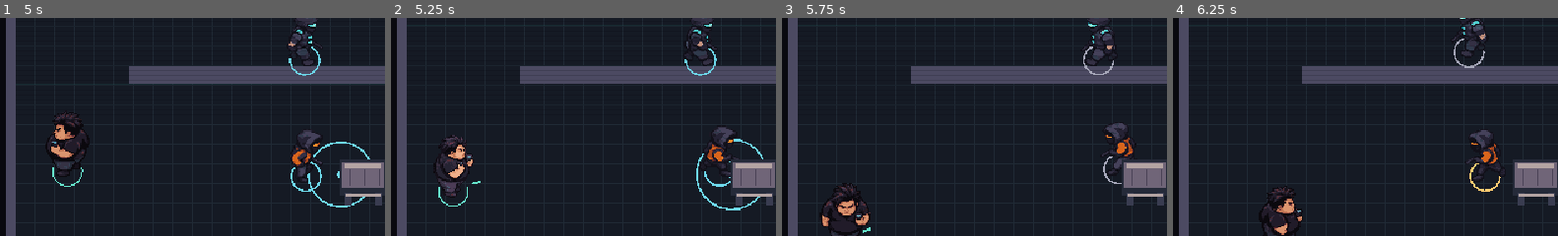
Above: before the commit, frames 1-4 (left to right).
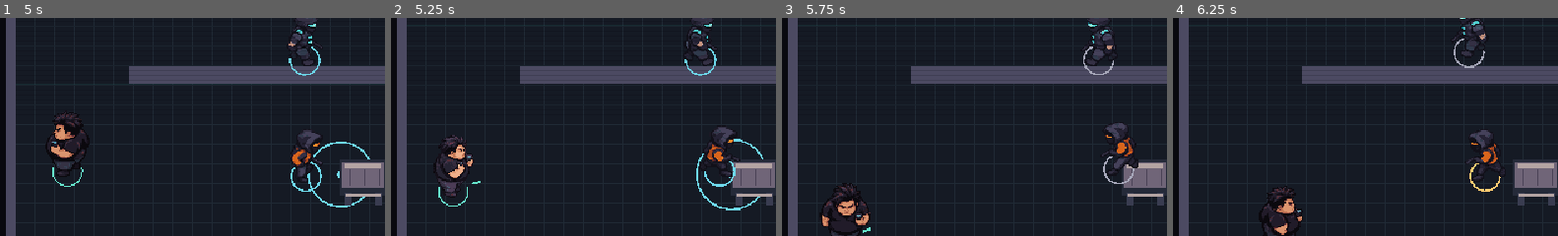
Above: after the commit, the same moments.

Repository: Artyx71/Last-Skuf
Game: Godot game, scene res://scenes/world/combat_lab.tscn
The game is run twice, just before and just after one commit, with the same random seed, the same clock (stepped at 60 frames per second) and the same inputs. This scene is started directly instead of the project's main scene.
Inputs (mouse positions are % of the whole screen's width and height, from its top left):
- Up to frame 1 (5 s): tap Enter (ui_accept) at 0.5, 0.77, 1.52, 3.02, 3.77, 4.52 s; move the mouse to (73, 44) at 0.52 s; hold D (move_right) 0.53-1.28 s; tap V (finisher) at 0.6, 1.55, 3.05, 4.55 s; click (73, 44) at 0.67 s; tap F at 0.8, 1.35, 2.3, 3.8 s; move the mouse to (30, 54) at 1.27 s; hold S (move_down) 1.28-2.03 s; move the mouse to (60, 27) at 2.02 s; hold D (move_right) 2.03-2.78 s; tap Space (attack_melee) at 2.1 s; move the mouse to (45, 70) at 2.77 s; hold W (move_up) 2.78-3.53 s; right-click (45, 70) at 2.85 s; click (45, 70) at 2.92 s; move the mouse to (81, 65) at 3.52 s; hold A (move_left) from 3.53 s (still down); tap E (distract) at 3.6 s; move the mouse to (19, 34) at 4.27 s; tap Tab (equipment_next) at 4.35 s
- Up to frame 2 (5.25 s): move the mouse to (55, 49) at 5.02 s; release A (move_left) at 5.03 s; hold S (move_down) from 5.03 s (still down); tap V (finisher) at 5.1 s; click (55, 49) at 5.17 s
- Up to frame 3 (5.75 s): keep holding S (move_down); tap F at 5.3 s
- Up to frame 4 (6.25 s): move the mouse to (35, 24) at 5.77 s; release S (move_down) at 5.78 s; hold D (move_right) from 5.78 s (still down); tap Shift at 5.85 s; tap Enter (ui_accept) at 6.02 s; tap V (finisher) at 6.05 s
The pictures show only the part of the screen within x 0-50%, y 32-82%; the shares and areas given below are measured in that part.

Frame 1 is identical in both runs. In frame 2, less than 0.1% of the frame differs, in the area x 88-91%, y 64-76%; in frame 3, 0.1%, in the area x 88-93%, y 64-77%; in frame 4, nothing differs.

Commit message:
fix: attach wounds to drawn poses and expose combat contacts

Diff:
--- a/game/scripts/actors/polish_frames.gd
+++ b/game/scripts/actors/polish_frames.gd
@@ -3,6 +3,21 @@
 const DIRECTIONS := ["down", "left", "right", "up"]
 const STATES := ["telegraph", "attack", "recovery", "hurt", "stun", "knockdown", "death", "finisher_reaction"]
 const CATEGORIES := ["unarmed", "blunt", "sharp", "firearm", "environmental"]
+static var socket_atlas: Dictionary = {}
+
+static func clothing_offset(sprite: AnimatedSprite2D) -> Vector2:
+	if socket_atlas.is_empty():
+		socket_atlas = JSON.parse_string(FileAccess.get_file_as_string("res://assets/art/combat_polish/atlas.json")).get("clothing_sockets",{})
+	var texture := sprite.sprite_frames.get_frame_texture(sprite.animation,sprite.frame)
+	if texture is AtlasTexture and texture.has_meta("full_atlas"):
+		var name: String = texture.get_meta("full_atlas").resource_path.get_file()
+		var row := str(int(texture.region.position.y/64))
+		var column := str(int(texture.region.position.x/48))
+		var point: Array = socket_atlas.get(name,{}).get(row,{}).get(column,[])
+		if point.size()==2:
+			return sprite.position-Vector2(24,32)+Vector2(point[0],point[1])
+	return Vector2(0,-24)
+
 static func append(frames: SpriteFrames, path: String, states: Array, prefix := "") -> void:
 	assert(ResourceLoader.exists(path), "P04G authored sheet required: " + path)
 	var texture: Texture2D = load(path)
--- a/game/scripts/ai/enemy_actor.gd
+++ b/game/scripts/ai/enemy_actor.gd
@@ -293,7 +293,7 @@
 
 
 func _draw() -> void:
-	if health <= 0:
+	if health <= 0 or lab.qa_hide_indicators:
 		return
 	var color := Color("a8a9bb")
 	if state in ["alert", "pursue"]:
--- a/game/scripts/core/combat_lab.gd
+++ b/game/scripts/core/combat_lab.gd
@@ -34,6 +34,7 @@
 var kit_label: Label
 var hint_label: Label
 var gallery_mode := false
+var qa_hide_indicators := false # Replay-only visual inspection; never changes combat queries/clocks.
 var replay_running := false
 var baseline_snapshot: Dictionary
 var last_reset_snapshot: Dictionary
@@ -92,7 +93,7 @@
 		var bench_sprite := Sprite2D.new()
 		bench_sprite.texture = load("res://assets/art/combat_polish/training_bench.png")
 		bench_sprite.position = Vector2(0,-26)
-		bench_sprite.z_index = 1
+		bench_sprite.z_index = 0 # Low work surface stays below complete actor silhouettes.
 		training_bench.add_child(bench_sprite)
 		add_child(training_bench)
 		combat.register_environment("training_bench",training_bench)
--- a/game/scripts/qa/p04g_replay.gd
+++ b/game/scripts/qa/p04g_replay.gd
@@ -2,7 +2,7 @@
 ## Sequential actual scene replay. Initial placements are declared fixtures, never
 ## injected stun/kill state. Setup stun and finishers use real Input and action clocks.
 var lab: Node2D
-var report := {"schema":1,"passed":true,"checks":[],"captures":[],"finishers":[],"ai":[],"fixture_initial_placements":true,"earned_stun_input":true,"scope":"NOT_SET"}
+var report := {"schema":1,"passed":true,"checks":[],"captures":[],"finishers":[],"ai":[],"fixture_initial_placements":true,"earned_stun_input":true,"scope":"NOT_SET","direction_semantics":"finisher directions are player aim; AI filenames also use fixture player aim, enemy faces opposite"}
 var output := ""
 var headless := false
 var timings: Array[float] = []
@@ -49,23 +49,26 @@
 	report.captures.append({"name":name,"path":path,"code":code,"tick":Engine.get_physics_frames(),"draw_frame":Engine.get_frames_drawn()})
 	check(code==OK,"actual frame "+name)
 
-func fixture(index: int, direction: Vector2, health := 1) -> CharacterBody2D:
+func fixture(index: int, direction: Vector2, health := 1, environment := false) -> CharacterBody2D:
 	lab.reset_encounter()
 	lab.auto_retry = false
 	lab.gallery_mode = true
-	lab.player.position = Vector2(280,270)-direction*30
+	lab.qa_hide_indicators = OS.get_environment("AYAY_P04G_CLEAN_INDICATORS")=="1"
+	lab.player.position = Vector2(280,240)-direction*30
 	lab.player.set_aim(direction)
 	lab.player.health = 100 # QA durability only, declared fixture; all incoming contacts remain real.
 	for enemy in lab.enemies:
 		enemy.set_physics_process(false)
 		enemy.position = Vector2(500,90)
 	var target: CharacterBody2D = lab.enemies[index]
-	target.position = Vector2(280,270)
+	target.position = Vector2(280,240)
 	target.health = health
 	target.locked_aim = -direction
 	target.set_physics_process(true)
-	lab.training_bench.position = target.position + direction * 22
-	lab.training_bench.set_meta("finisher_enabled",true)
+	# Only the environmental category needs this real collider/registered surface.
+	# The diagonal placement retains distance eligibility and exposes the actor.
+	lab.training_bench.position = target.position + direction*22+direction.orthogonal()*26 if environment else Vector2(450,270)
+	lab.training_bench.set_meta("finisher_enabled",environment)
 	await frames(2)
 	return target
 
@@ -82,7 +85,7 @@
 	for ci in CATEGORIES.size():
 		for di in DIRECTIONS.size():
 			var category: String = CATEGORIES[ci]
-			var target: CharacterBody2D = await fixture(ci%3,DIRECTIONS[di])
+			var target: CharacterBody2D = await fixture(ci%3,DIRECTIONS[di],1,category=="environmental")
 			lab.select_equipment(ci)
 			await tap("attack_melee")
 			var wait := 0
@@ -104,6 +107,14 @@
 			await capture(category+"_"+NAMES[di]+"_recovery")
 			await frames(40)
 			check(lab.combat.finishers.is_empty(),"finisher exit "+category+NAMES[di])
+			# Ordinary movement AFTER committed recovery opens the sightline; no warp,
+			# injected death, or changed hitboxes. Corpse and floor marks remain real.
+			var retreat: String = ["move_up","move_right","move_left","move_down"][di]
+			Input.action_press(retreat)
+			await frames(22)
+			Input.action_release(retreat)
+			await capture(category+"_"+NAMES[di]+"_corpse_clear")
+			check(target.state=="dead" and target.health==0 and lab.kills==1 and lab.score==100,"settled corpse remains exactly once "+category+NAMES[di])
 	# All three actual AI warnings/contact/recovery and each directional reaction.
 	for index in 3:
 		for di in DIRECTIONS.size():
@@ -122,7 +133,7 @@
 				await frames(1);wait+=1
 			check(target.state=="recover","AI actual recovery "+prefix)
 			await capture(prefix+"_recovery")
-			report.ai.append({"kind":target.kind,"direction":NAMES[di],"transitions":target.transitions.duplicate(),"player_hits":lab.player.hits_received})
+			report.ai.append({"kind":target.kind,"direction":NAMES[di],"transitions":target.transitions.duplicate(),"player_hits":lab.player.hits_received,"target_facing":target.facing,"target_animation":String(target.sprite.animation),"target_frame":target.sprite.frame})
 			# State modifiers travel through existing native melee query and contact clock.
 			for action in ["hurt","stun","knockdown","death"]:
 				target = await fixture(index,DIRECTIONS[di],20 if action != "death" else 1)
@@ -138,7 +149,7 @@
 					await frames(1);wait+=1
 				check(target.state=={"hurt":"hurt","stun":"stunned","knockdown":"knockdown","death":"dead"}[action],"AI receive "+prefix+action)
 				await capture(prefix+"_"+action+"_contact")
-				await frames(7)
+				await frames(16 if action in ["death","knockdown"] else 7)
 				await capture(prefix+"_"+action+"_settled")
 				lab.config.attacks.shove.erase("knockdown")
 	# Actual portrait overlay through ordinary incoming hit, then reduced baseline.
--- a/game/scripts/systems/combat_impact.gd
+++ b/game/scripts/systems/combat_impact.gd
@@ -60,7 +60,8 @@
 			if not is_instance_valid(actor) or actor.get_instance_id() in held_ids or not actor.sprite.visible: continue
 			held_ids[actor.get_instance_id()] = true
 			held_poses.append({"sprite": actor.sprite, "texture": actor.sprite.sprite_frames.get_frame_texture(actor.sprite.animation, actor.sprite.frame),
-				"position": actor.global_position + actor.sprite.position - Vector2(24,32), "color": actor.sprite.modulate})
+				"position": actor.global_position + actor.sprite.position - Vector2(24,32), "color": actor.sprite.modulate,
+				"actor_id": actor.get_instance_id(), "clothing_at": actor.global_position+preload("res://scripts/actors/polish_frames.gd").clothing_offset(actor.sprite)})
 			actor.sprite.self_modulate.a = 0
 	if flashes_enabled(): flash_remaining = float(cfg.flash_seconds)
 	var direction: Vector2 = event.direction
@@ -97,7 +98,10 @@
 	applied_shake = shake_offset
 	for pool in [particles, decals]:
 		for entry in pool.duplicate():
-			if entry.has("actor") and is_instance_valid(entry.actor): entry.at = entry.actor.global_position+Vector2(0,-24)
+			if entry.has("actor") and is_instance_valid(entry.actor):
+				entry.at = entry.actor.global_position+preload("res://scripts/actors/polish_frames.gd").clothing_offset(entry.actor.sprite)
+				for held in held_poses:
+					if held.actor_id==entry.actor.get_instance_id(): entry.at=held.clothing_at
 			entry.ttl -= delta
 			if entry.ttl <= 0: pool.erase(entry)
 	queue_redraw()
@@ -106,7 +110,9 @@
 	if texture:
 		if options == null or options.values.get("decals", true):
 			for decal in decals:
-				if not reduced(): _draw_cell(decal.at, decal.column, decal.row)
+				if not reduced():
+					# Clothing's authored mask is centred at source(24,32), unlike floor stains.
+					_draw_cell(decal.at, decal.column, decal.row)
 		for particle in particles:
 			var frame := mini(3, int((float(combat.polish.particle_ttl) - particle.ttl) * 4 / float(combat.polish.particle_ttl)))
 			_draw_cell(particle.at, 11 if reduced() else frame, particle.row)
--- a/game/scripts/systems/combat_system.gd
+++ b/game/scripts/systems/combat_system.gd
@@ -230,6 +230,7 @@
 
 
 func _draw() -> void:
+	if lab.qa_hide_indicators: return
 	for attack in attacks:
 		if is_instance_valid(attack.source) and _melee_phase(attack) == "contact":
 			var center: Vector2 = attack.source.global_position + Vector2(0, -7)
--- a/game/tests/p04g_art_test.gd
+++ b/game/tests/p04g_art_test.gd
@@ -21,6 +21,8 @@
 		var bounds := cell.get_used_rect()
 		check(bounds.has_area(),"nonempty authored frame "+frame.sheet+frame.state)
 		check(bounds.position.x>0 and bounds.position.y>0 and bounds.end.x<48 and bounds.end.y<64,"unclipped authored frame "+frame.sheet+frame.state)
+		var socket: Array = atlas.clothing_sockets[frame.sheet][str(int(frame.rect[1]/64))][str(int(frame.rect[0]/48))]
+		check(cell.get_pixel(socket[0],socket[1]).a==1,"wound socket lies on actual opaque clothing "+frame.sheet+frame.state)
 	for name in atlas.reduced_sheets.values():
 		sheets[name] = (load(root_path+name) as Texture2D).get_image()
 	for file in ["effects.png","yakuza_damage.png","training_bench.png"]:
@@ -40,7 +42,7 @@
 		if "_reduced" in name:
 			check(not colors.has(Color("9d3047").to_rgba32()) and not colors.has(Color("cf5260").to_rgba32()) and not colors.has(Color("542838").to_rgba32()),"neutral reduced raster has no authored blood colors "+name)
 		print("RASTER ",name," ",image.get_size()," colors=",colors.size())
-	check(atlas.frames.size()==528,"528 real actor key poses")
+	check(atlas.frames.size()==528,"528 actor atlas slots; shared reaction/corpse drawings are declared")
 	for row in 4:
 		for column in 12:
 			check(sheets["effects.png"].get_region(Rect2i(column*48,row*64,48,64)).get_used_rect().has_area(),"effect cell present")
--- a/game/tests/p04g_test.gd
+++ b/game/tests/p04g_test.gd
@@ -86,8 +86,15 @@
 		for i in 4: lab.combat._apply_hit(target,definition,id,lab.player)
 		check(target.hits_received == 2 and lab.kills == 1 and lab.score == 100 and lab.combat.damage_events == 2,category+" callback/reentry cannot double hit/kill")
 		check(not lab.player.try_finisher() and not lab.player.attack_melee(),category+" committed recovery rejects reentry")
+		target.set_physics_process(true) # Dead actor advances only its actual collapse presentation.
 		await frames(50)
 		check(lab.combat.finishers.is_empty() and target.state == "dead",category+" exits and dead priority retained")
+		var socket := preload("res://scripts/actors/polish_frames.gd").clothing_offset(target.sprite)
+		var attached := false
+		for decal in lab.combat.impact.decals:
+			if decal.get("actor")==target:
+				attached = decal.at.distance_to(target.global_position+socket)<0.01
+		check(target.sprite.frame==2 and socket.y>-20 and attached,category+" clothing wound follows actual settled corpse torso instead of standing height")
 		target.transition("attack",1)
 		target.hear_noise(Vector2.ZERO)
 		check(target.state == "dead",category+" dead cannot be overridden by attack/noise")
Not shown, changed: specs/COMBAT_GORE_POLISH_SPEC.md
